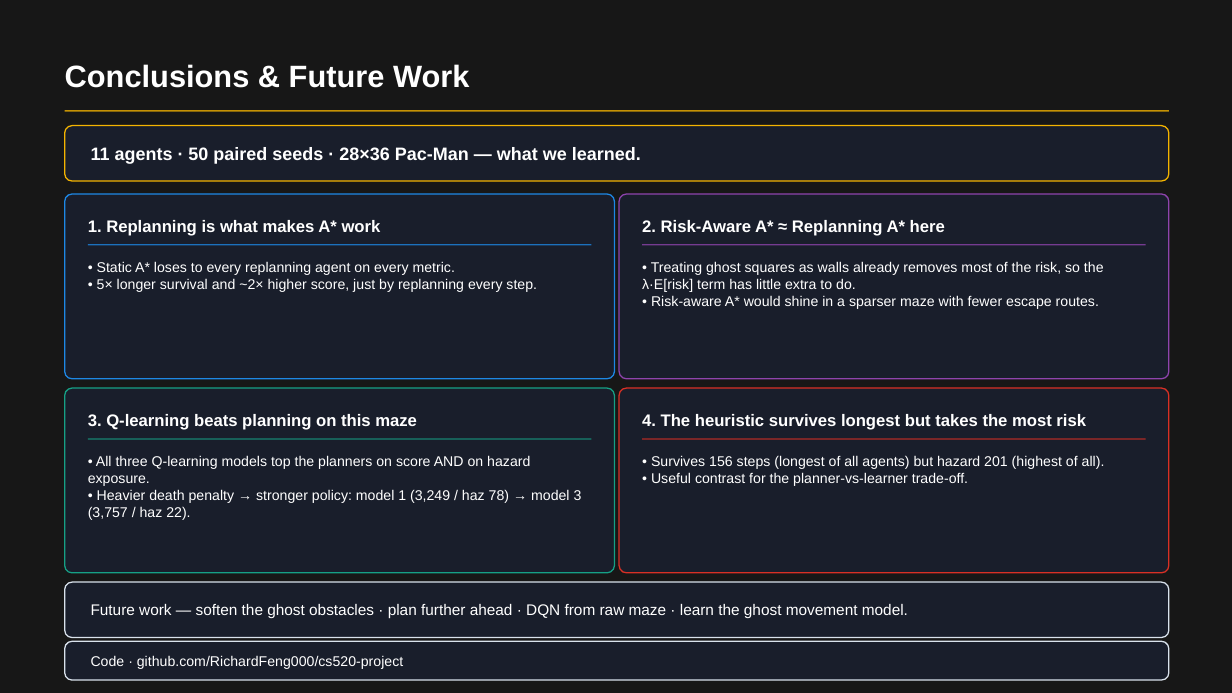
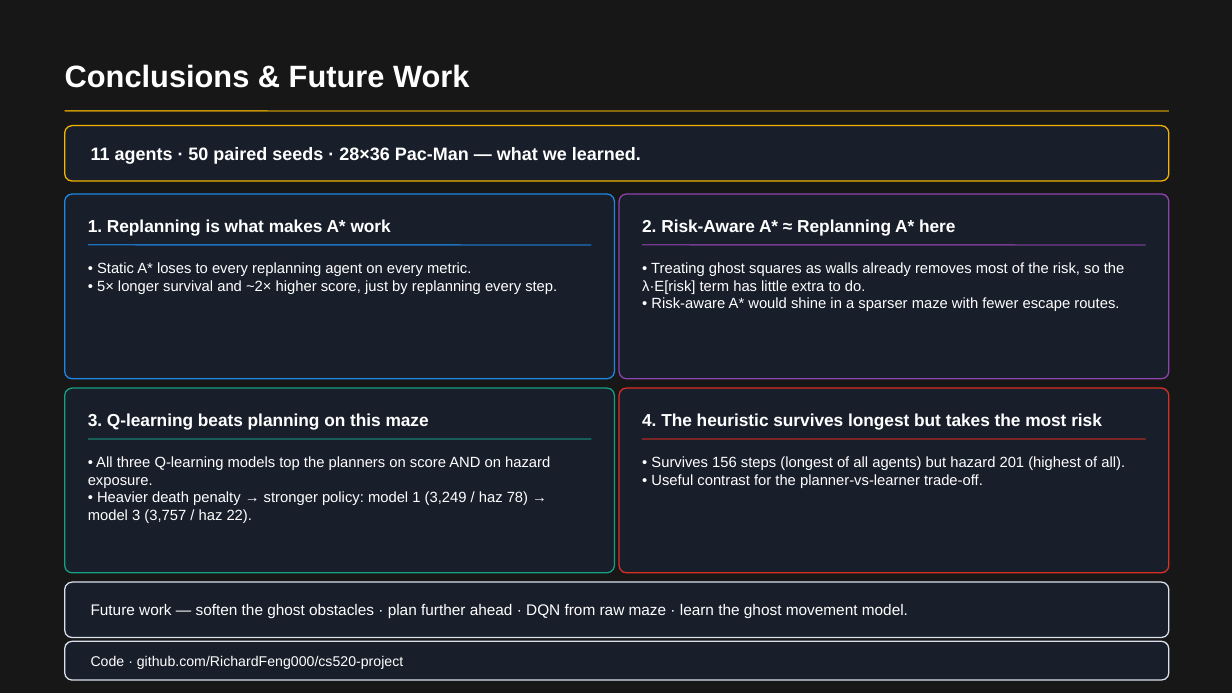
Before and after one commit to RichardFeng000/cs520-project, a slide deck: slide 9 of final_ppt/pacman_rl_final.pptx. Drawn at 1232x693 pixels with LibreOffice and Linux fonts; fonts in the diff are those of the drawing; background and template pictures are left out; a plain dark background stands for a picture behind light text. Boxes give left, top, right and bottom in pixels: in the first picture for what was removed or moved away, otherwise in the second. Text is boxed around its words. In the diff, an @@ line names an element or a change of style, - is before the commit and + after.

```diff
--- a/final_ppt/pacman_rl_final.pptx
+++ b/final_ppt/pacman_rl_final.pptx
@@ size 13 to 13.5 pt in 4 elements at [88,219,391,236], [642,219,955,236], [88,413,429,430], [642,413,1102,430] @@
@@ size 11 to 11.5 pt in 4 elements at [88,456,550,523], [642,262,1125,311], [97,262,557,294], [651,456,1125,488] @@
```
Also in this commit, not shown: 8 other slides changed.
